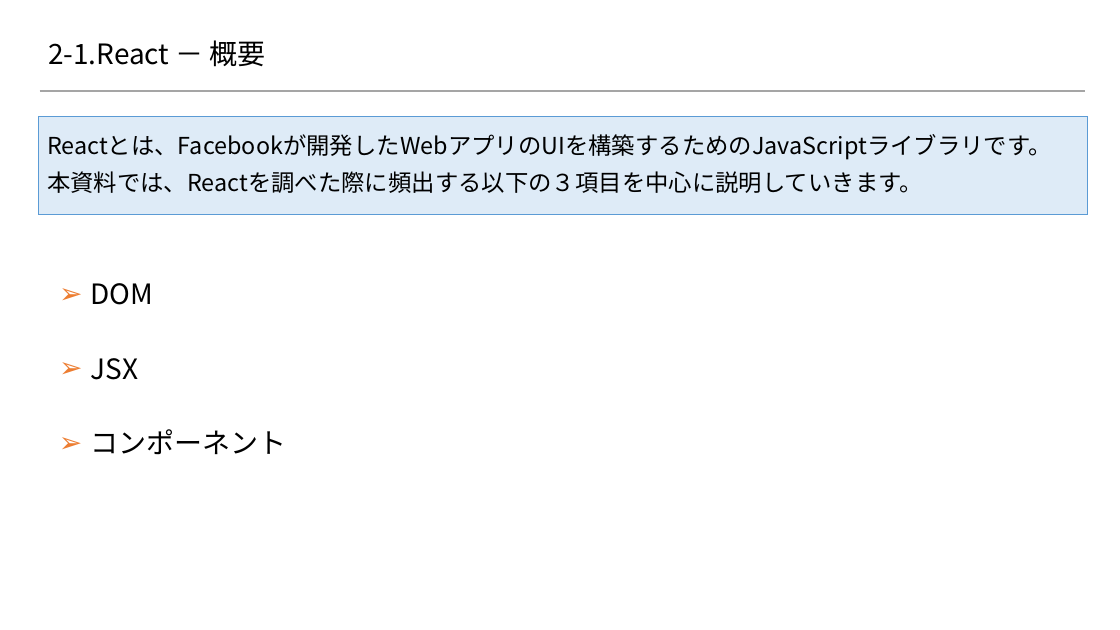
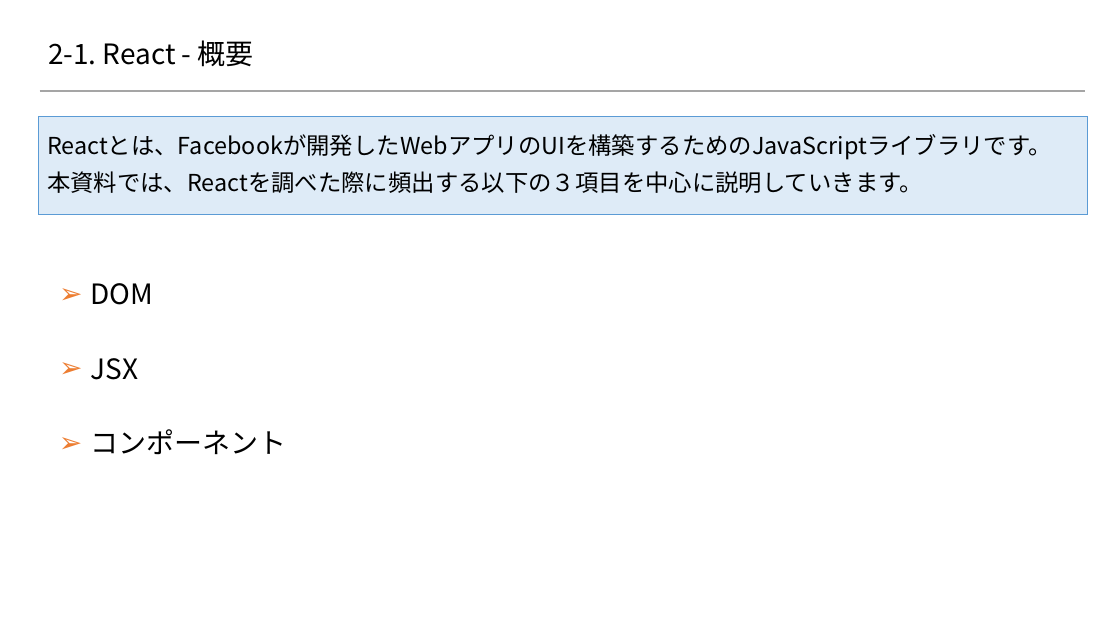
Before and after one commit to 2018SYSTEMI34/diary, a slide deck: slide 1 of doc/02_SlideShare/01.ネタ/２_Reactの基礎/2-1_React.pptx. Drawn at 1120x630 pixels with LibreOffice and Linux fonts; fonts in the diff are those of the drawing; background and template pictures are left out. Boxes give left, top, right and bottom in pixels: in the first picture for what was removed or moved away, otherwise in the second. Text is boxed around its words. In the diff, an @@ line names an element or a change of style, - is before the commit and + after.

```diff
--- a/doc/02_SlideShare/01.ネタ/２_Reactの基礎/2-1_React.pptx
+++ b/doc/02_SlideShare/01.ネタ/２_Reactの基礎/2-1_React.pptx
@@ title at (48,40,254,67): text changed @@
-2-1.React － 概要
+2-1. React - 概要
```
Also in this commit, not shown: 5 other files.
